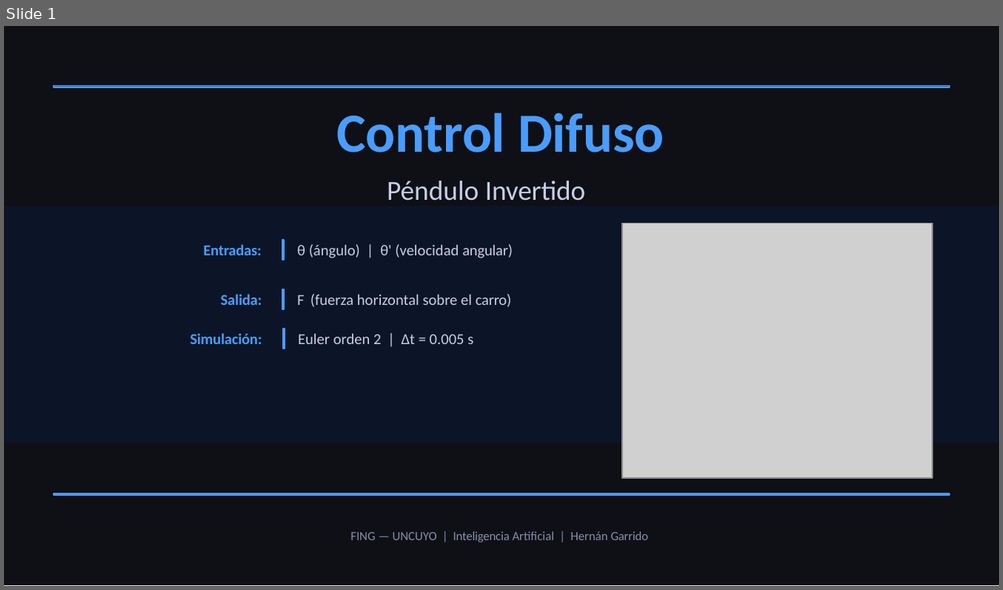
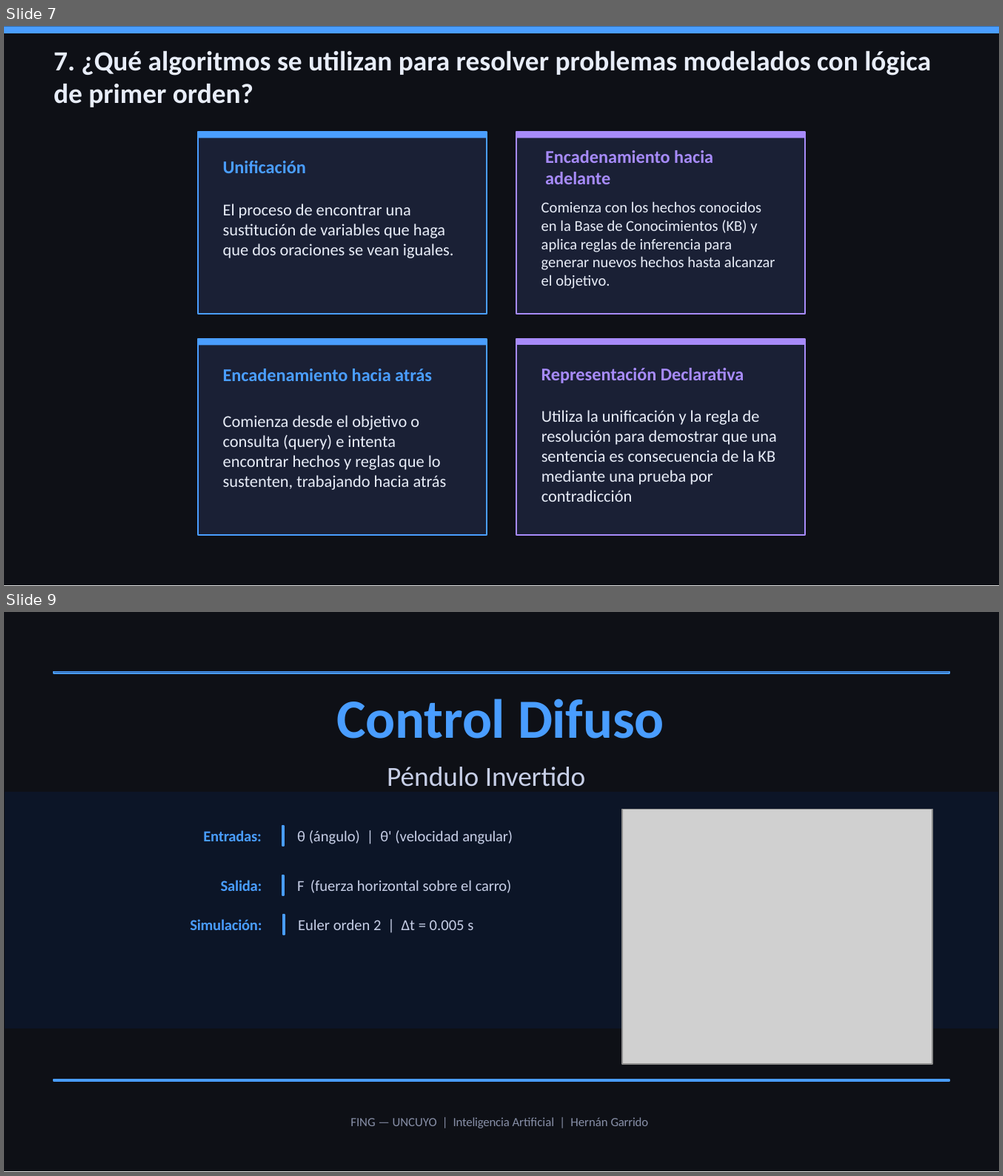
Before and after one commit to Juan-Stella/IA2, a slide deck: Unidad 2/Codigos_Juan/pendulo_fam.pptx. Shown one above the other, each under a label of ours: slide 1 before the commit, slides 7 and 9 after it; the slides between them are not shown. The pictures are 1003x590 and 1003x1176 pixels, drawn with LibreOffice and Linux fonts; fonts in the diff are those of the drawing; grey boxes stand for pictures. Boxes give left, top, right and bottom in pixels: in the first picture for what was removed or moved away, otherwise in the second. Text is boxed around its words. In the diff, an @@ line names an element or a change of style, - is before the commit and + after.

```diff
--- a/Unidad 2/Codigos_Juan/pendulo_fam.pptx
+++ b/Unidad 2/Codigos_Juan/pendulo_fam.pptx
@@ slide 7 added at (4,26,999,586), background #FFFFFF; not listed: 1 template element that a slide beside it also shows @@
@@ rectangle added at (4,26,999,33), fill #4A9EFF @@
@@ text added at (54,50,930,107), 20 pt, text #E8EDF8, bold @@
+7. ¿Qué algoritmos se utilizan para resolver problemas modelados con lógica de primer orden?
@@ rectangle added at (198,133,486,315), fill #1A2035, outline #4A9EFF 1 pt @@
@@ rectangle added at (198,133,486,138), fill #4A9EFF @@
@@ rectangle added at (516,133,805,315), fill #1A2035, outline #A78BFA 1 pt @@
@@ rectangle added at (516,133,805,138), fill #A78BFA @@
@@ text added at (545,150,713,184), 13 pt, text #A78BFA, bold @@
+Encadenamiento hacia adelante
@@ text added at (223,161,306,173), 13 pt, text #4A9EFF, bold @@
+Unificación
@@ text added at (541,201,775,270), 11 pt, text #E8EDF8 @@
+Comienza con los hechos conocidos en la Base de Conocimientos (KB) y aplica reglas de inferencia para generar nuevos hechos hasta alcanzar el objetivo.
@@ text added at (223,204,454,258), 12 pt, text #E8EDF8 @@
+El proceso de encontrar una sustitución de variables que haga que dos oraciones se vean iguales.
@@ rectangle added at (198,339,486,535), fill #1A2035, outline #4A9EFF 1 pt @@
@@ rectangle added at (198,339,486,345), fill #4A9EFF @@
@@ rectangle added at (516,339,805,535), fill #1A2035, outline #A78BFA 1 pt @@
@@ rectangle added at (516,339,805,345), fill #A78BFA @@
@@ text added at (223,369,432,381), 13 pt, text #4A9EFF, bold @@
+Encadenamiento hacia atrás
@@ text added at (541,368,744,383), 13 pt, text #A78BFA, bold @@
+Representación Declarativa
@@ text added at (223,415,447,490), 12 pt, text #E8EDF8 @@
+Comienza desde el objetivo o consulta (query) e intenta encontrar hechos y reglas que lo sustenten, trabajando hacia atrás
@@ text added at (541,410,777,502), 12 pt, text #E8EDF8 @@
+Utiliza la unificación y la regla de resolución para demostrar que una sentencia es consecuencia de la KB mediante una prueba por contradicción
@@ what was slide 1 is now slide 9 @@
```
Also in this commit, not shown: 1 slide changed, 10 other slides added, 3 other files.
